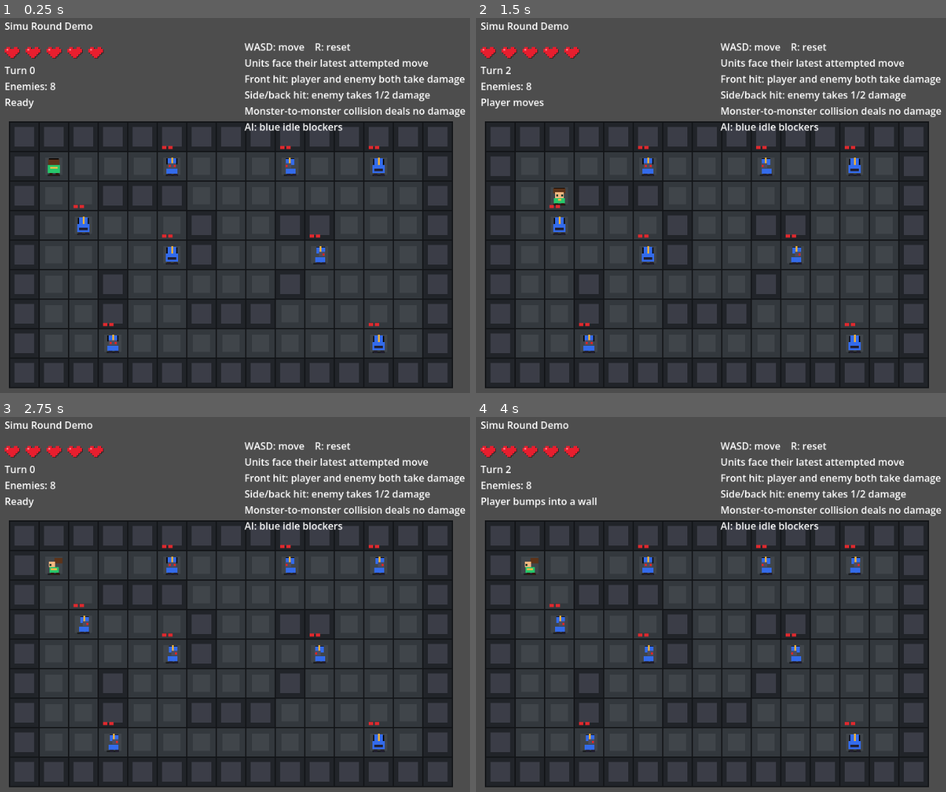
Above: before the commit, frames 1-4 (two rows, left to right).
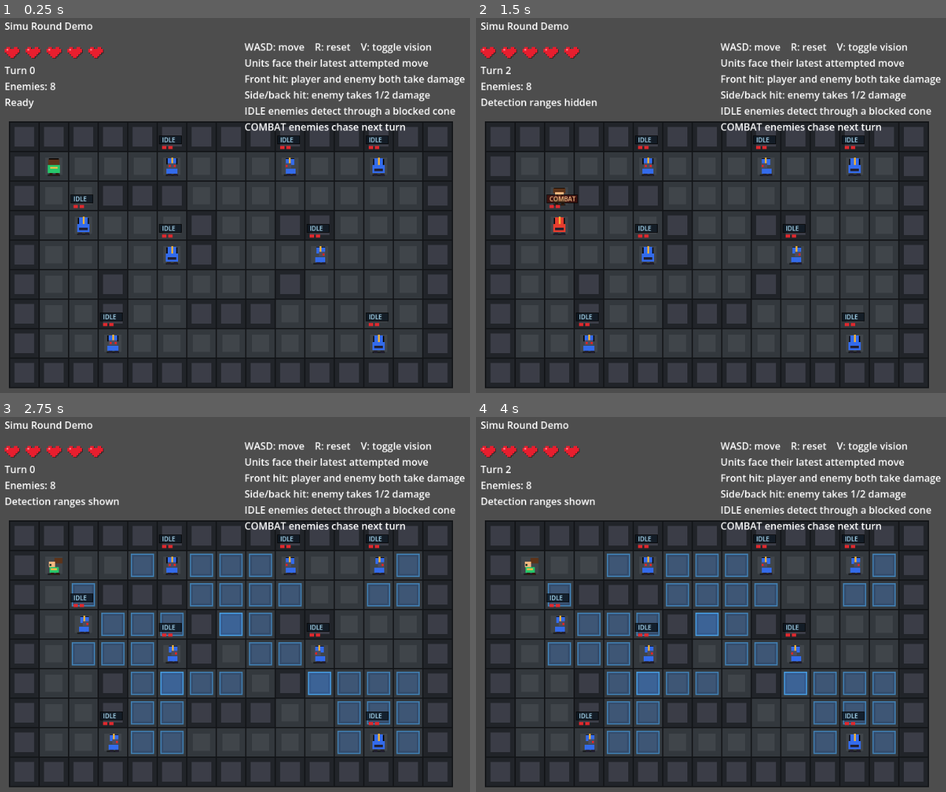
Above: after the commit, the same moments.

Repository: TreeGrassClanKindofLame/SimuRoundDemo
Game: Godot game, scene res://scenes/main.tscn
Same seed, same stepped clock (60 frames per second), same inputs: the game is played once before the commit and once after it.
Inputs:
- Up to frame 1 (0.25 s): no input
- Up to frame 2 (1.5 s): tap Enter at 0.5 s; hold D 0.53-1.28 s; tap V at 0.6, 1.35 s; tap Space at 1.25 s; hold S from 1.28 s (still down)
- Up to frame 3 (2.75 s): tap Enter at 2 s; release S at 2.03 s; hold D from 2.03 s (still down); tap R at 2.1 s; tap V at 2.3 s
- Up to frame 4 (4 s): tap Space at 2.75 s; release D at 2.78 s; hold W 2.78-3.53 s; tap V at 2.85, 3.6 s; tap Enter at 3.5 s; hold A from 3.53 s (still down)

The runs differ from the first frame. In frame 1, 1.9% of the frame differs, in the area x 14-100%, y 6-81%; in frame 2, 2.4%; in frame 3, 14%; in frame 4, 14%, in the area x 1-100%, y 6-90%.

Commit message:
增加怪物觉察

Diff:
--- a/scenes/main.tscn
+++ b/scenes/main.tscn
@@ -26,9 +26,9 @@
 offset_top = 58.0
 offset_right = 980.0
 offset_bottom = 178.0
-text = "WASD: move    R: reset
+text = "WASD: move    R: reset    V: toggle vision
 Units face their latest attempted move
 Front hit: player and enemy both take damage
 Side/back hit: enemy takes 1/2 damage
-Monster-to-monster collision deals no damage
-AI: blue idle blockers"
+IDLE enemies detect through a blocked cone
+COMBAT enemies chase next turn"
--- a/scripts/main.gd
+++ b/scripts/main.gd
@@ -2,6 +2,7 @@
 
 enum AIType { IDLE }
 enum CollisionSide { FRONT, SIDE, BACK }
+enum EnemyState { IDLE, COMBAT }
 
 const TILE_SIZE := 48
 const MAP_ORIGIN := Vector2(48, 192)
@@ -30,6 +31,7 @@
 const DIR_DOWN := Vector2i(0, 1)
 const DIR_LEFT := Vector2i(-1, 0)
 const DIR_RIGHT := Vector2i(1, 0)
+const MOVE_ACTIONS := [DIR_UP, DIR_DOWN, DIR_LEFT, DIR_RIGHT]
 const HEART_ORIGIN := Vector2(40, 70)
 const HEART_BLOCK := 3.0
 const HEART_GAP := 10.0
@@ -54,7 +56,9 @@
 var enemies: Array[Dictionary] = []
 var turn_count := 0
 var last_event := "Ready"
+var show_detection_ranges := false
 var rng := RandomNumberGenerator.new()
+var astar_grid := AStarGrid2D.new()
 var sound_players: Dictionary = {}
 var turn_collision_pairs: Dictionary = {}
 
@@ -81,6 +85,11 @@
 	for index in range(enemies.size()):
 		var enemy: Dictionary = enemies[index]
 		var changed := false
+
+		var bump_timer := float(enemy["bump_timer"])
+		if bump_timer > 0.0:
+			enemy["bump_timer"] = maxf(0.0, bump_timer - delta)
+			changed = true
 
 		var hit_timer := float(enemy["hit_timer"])
 		if hit_timer > 0.0:
@@ -124,6 +133,11 @@
 			_play_turn(DIR_RIGHT)
 		KEY_R:
 			_reset_demo(true)
+		KEY_V:
+			show_detection_ranges = not show_detection_ranges
+			last_event = "Detection ranges shown" if show_detection_ranges else "Detection ranges hidden"
+			_update_hud()
+			queue_redraw()
 		_:
 			return
 
@@ -206,6 +220,10 @@
 		"hp": 2,
 		"max_hp": 2,
 		"alive": true,
+		"state": EnemyState.IDLE,
+		"just_alerted": false,
+		"bump_timer": 0.0,
+		"bump_dir": DIR_NONE,
 		"hit_timer": 0.0,
 		"death_timer": 0.0,
 	}
@@ -216,6 +234,10 @@
 
 	turn_collision_pairs.clear()
 	_try_move_player(player_delta)
+	if player_alive:
+		_update_enemy_alerts()
+	if player_alive:
+		_take_enemy_turns()
 	turn_count += 1
 	_update_hud()
 	queue_redraw()
@@ -253,6 +275,75 @@
 	player_pos = target
 	last_event = "Player moves"
 
+func _update_enemy_alerts() -> void:
+	var alerted_count := 0
+	for index in range(enemies.size()):
+		var enemy: Dictionary = enemies[index]
+		if not enemy["alive"] or int(enemy["state"]) != EnemyState.IDLE:
+			continue
+		if _enemy_can_detect_player(enemy):
+			enemy["state"] = EnemyState.COMBAT
+			enemy["just_alerted"] = true
+			enemies[index] = enemy
+			alerted_count += 1
+
+	if alerted_count == 1:
+		last_event = "An enemy spotted the player"
+	elif alerted_count > 1:
+		last_event = "%d enemies spotted the player" % alerted_count
+
+func _take_enemy_turns() -> void:
+	for index in range(enemies.size()):
+		if not player_alive:
+			return
+		if not enemies[index]["alive"] or int(enemies[index]["state"]) != EnemyState.COMBAT:
+			continue
+
+		var enemy: Dictionary = enemies[index]
+		if bool(enemy["just_alerted"]):
+			enemy["just_alerted"] = false
+			enemies[index] = enemy
+			continue
+
+		var delta := _decide_enemy_chase_action(index)
+		_try_move_enemy(index, delta)
+
+func _decide_enemy_chase_action(index: int) -> Vector2i:
+	_setup_chase_astar(index)
+	var enemy_pos: Vector2i = enemies[index]["pos"]
+	var path: Array[Vector2i] = astar_grid.get_id_path(enemy_pos, player_pos)
+	if path.size() < 2:
+		return DIR_NONE
+	return path[1] - enemy_pos
+
+func _try_move_enemy(index: int, delta: Vector2i) -> void:
+	if delta == DIR_NONE:
+		return
+
+	_face_enemy(index, delta)
+	var enemy: Dictionary = enemies[index]
+	var target: Vector2i = enemy["pos"] + delta
+	if not _is_walkable_cell(target):
+		_start_enemy_bump(index, delta)
+		_play_sound("bump")
+		return
+
+	if target == player_pos:
+		_start_enemy_bump(index, delta)
+		_play_sound("bump")
+		last_event = "Enemy bumps into player"
+		return
+
+	if _enemy_at(target) != -1:
+		_start_enemy_bump(index, delta)
+		_play_sound("bump")
+		last_event = "Enemy bumps into enemy"
+		return
+
+	enemy["pos"] = target
+	enemies[index] = enemy
+	last_event = "Enemy chases player"
+
 func _damage_player(amount: int) -> void:
 	if not player_alive:
 		return
@@ -290,6 +381,20 @@
 	if direction != DIR_NONE:
 		player_facing = direction
 
+func _face_enemy(index: int, direction: Vector2i) -> void:
+	if direction == DIR_NONE:
+		return
+
+	var enemy: Dictionary = enemies[index]
+	enemy["facing"] = direction
+	enemies[index] = enemy
+
+func _start_enemy_bump(index: int, direction: Vector2i) -> void:
+	var enemy: Dictionary = enemies[index]
+	enemy["bump_dir"] = direction
+	enemy["bump_timer"] = BUMP_DURATION
+	enemies[index] = enemy
+
 func _enemy_at(cell: Vector2i) -> int:
 	for index in range(enemies.size()):
 		if enemies[index]["alive"] and enemies[index]["pos"] == cell:
@@ -336,6 +441,72 @@
 			return "Back collision: enemy takes heavy damage"
 	return "Side collision: enemy takes damage"
 
+func _setup_chase_astar(current_enemy_index: int) -> void:
+	astar_grid.region = Rect2i(Vector2i.ZERO, Vector2i(_map_width(), _map_height()))
+	astar_grid.cell_size = Vector2(1, 1)
+	astar_grid.diagonal_mode = AStarGrid2D.DIAGONAL_MODE_NEVER
+	astar_grid.update()
+
+	for y in range(_map_height()):
+		for x in range(_map_width()):
+			var cell := Vector2i(x, y)
+			astar_grid.set_point_solid(cell, _is_wall(cell))
+
+	for index in range(enemies.size()):
+		if index == current_enemy_index or not enemies[index]["alive"]:
+			continue
+		astar_grid.set_point_solid(enemies[index]["pos"], true)
+
+func _enemy_can_detect_player(enemy: Dictionary) -> bool:
+	return _has_cell(_visible_detection_cells(enemy), player_pos)
+
+func _visible_detection_cells(enemy: Dictionary) -> Array[Vector2i]:
+	var visible_cells: Array[Vector2i] = []
+	var origin: Vector2i = enemy["pos"]
+	for cell in _raw_detection_cells(origin, enemy["facing"]):
+		if not _is_inside_map(cell) or _has_cell(visible_cells, cell):
+			continue
+		if _has_detection_line_of_sight(origin, cell):
+			visible_cells.append(cell)
+	return visible_cells
+
+func _raw_detection_cells(origin: Vector2i, facing: Vector2i) -> Array[Vector2i]:
+	var cells: Array[Vector2i] = []
+	var side := _side_up_direction(facing)
+	cells.append(origin + side)
+	cells.append(origin - side)
+	for offset in range(-1, 2):
+		cells.append(origin + facing + side * offset)
+	for offset in range(-2, 3):
+		cells.append(origin + facing * 2 + side * offset)
+	return cells
+
+func _has_detection_line_of_sight(origin: Vector2i, target: Vector2i) -> bool:
+	if not _is_inside_map(target) or _is_wall(target):
+		return false
+
+	var delta := target - origin
+	var steps := maxi(abs(delta.x), abs(delta.y))
+	var visited: Array[Vector2i] = []
+	for step in range(1, steps + 1):
+		var progress := float(step) / float(steps)
+		var cell := Vector2i(
+			int(round(float(origin.x) + float(delta.x) * progress)),
+			int(round(float(origin.y) + float(delta.y) * progress))
+		)
+		if cell == origin or _has_cell(visited, cell):
+			continue
+		visited.append(cell)
+		if _is_wall(cell):
+			return false
+	return true
+
+func _has_cell(cells: Array, target: Vector2i) -> bool:
+	for cell in cells:
+		if cell == target:
+			return true
+	return false
+
 func _is_walkable_cell(cell: Vector2i) -> bool:
 	return _is_inside_map(cell) and not _is_wall(cell)
 
@@ -382,6 +553,7 @@
 func _draw() -> void:
 	_draw_player_hp_hearts()
 	_draw_map()
+	_draw_detection_ranges()
 	_draw_units()
 
 func _draw_player_hp_hearts() -> void:
@@ -438,6 +610,8 @@
 	for enemy in enemies:
 		if enemy["alive"] or float(enemy["death_timer"]) > 0.0:
 			var enemy_color := _enemy_color(enemy["ai"])
+			if int(enemy["state"]) == EnemyState.COMBAT:
+				enemy_color = Color(0.90, 0.24, 0.18)
 			var alpha := 1.0
 			var unit_scale := 1.0
 			if float(enemy["hit_timer"]) > 0.0:
@@ -447,9 +621,27 @@
 				unit_scale = maxf(0.15, alpha)
 
 			var facing: Vector2i = enemy["facing"]
-			_draw_unit(enemy["pos"], enemy_color, Color(1.0, 0.92, 0.72), facing, _enemy_bump_offset(), alpha, unit_scale, false)
+			_draw_unit(enemy["pos"], enemy_color, Color(1.0, 0.92, 0.72), facing, _enemy_bump_offset(enemy), alpha, unit_scale, false)
 			if enemy["alive"]:
 				_draw_enemy_hp(enemy)
+				_draw_enemy_state_label(enemy)
+
+func _draw_detection_ranges() -> void:
+	if not show_detection_ranges:
+		return
+
+	for enemy in enemies:
+		if not enemy["alive"]:
+			continue
+		var range_color := Color(0.22, 0.55, 1.0, 0.24)
+		var border_color := Color(0.30, 0.70, 1.0, 0.55)
+		if int(enemy["state"]) == EnemyState.COMBAT:
+			range_color = Color(1.0, 0.30, 0.16, 0.24)
+			border_color = Color(1.0, 0.44, 0.20, 0.58)
+		for cell in _visible_detection_cells(enemy):
+			var rect := _cell_rect(cell).grow(-6)
+			draw_rect(rect, range_color)
+			draw_rect(rect, border_color, false, 2.0)
 
 func _draw_unit(cell: Vector2i, body_color: Color, eye_color: Color, facing: Vector2i, offset: Vector2, alpha: float, unit_scale: float, is_player_unit: bool) -> void:
 	var base_rect := _cell_rect(cell).grow(-7)
@@ -557,17 +749,36 @@
 func _draw_enemy_hp(enemy: Dictionary) -> void:
 	var hp := int(enemy["hp"])
 	var max_hp := int(enemy["max_hp"])
-	var start := _cell_rect(enemy["pos"]).position + Vector2(8, -9)
+	var start := _cell_rect(enemy["pos"]).position + Vector2(8, -9) + _enemy_bump_offset(enemy)
 	for index in range(max_hp):
 		var pip_rect := Rect2(start + Vector2(index * 10, 0), Vector2(7, 5))
 		var pip_color := Color(0.88, 0.16, 0.18) if index < hp else Color(0.20, 0.05, 0.06)
 		draw_rect(pip_rect, pip_color)
 
+func _draw_enemy_state_label(enemy: Dictionary) -> void:
+	var text := _enemy_state_name(enemy)
+	var font := ThemeDB.fallback_font
+	var font_size := 10
+	var offset := _enemy_bump_offset(enemy)
+	var top_left := _cell_rect(enemy["pos"]).position + Vector2(4, -25) + offset
+	var text_width := float(text.length() * 7)
+	var tag_rect := Rect2(top_left, Vector2(maxf(34.0, text_width + 8.0), 13))
+	var fill_color := Color(0.04, 0.08, 0.12, 0.82)
+	var text_color := Color(0.70, 0.90, 1.0)
+	if int(enemy["state"]) == EnemyState.COMBAT:
+		fill_color = Color(0.24, 0.05, 0.04, 0.86)
+		text_color = Color(1.0, 0.76, 0.54)
+	draw_rect(tag_rect, fill_color)
+	draw_rect(tag_rect, Color(0.02, 0.02, 0.02, 0.85), false, 1.0)
+	draw_string(font, top_left + Vector2(4, 10), text, HORIZONTAL_ALIGNMENT_LEFT, -1.0, font_size, text_color)
+
 func _player_bump_offset() -> Vector2:
 	return _bump_offset(player_bump_timer, player_bump_dir)
 
-func _enemy_bump_offset() -> Vector2:
-	return Vector2.ZERO
+func _enemy_bump_offset(enemy: Dictionary) -> Vector2:
+	var timer := float(enemy["bump_timer"])
+	var direction: Vector2i = enemy["bump_dir"]
+	return _bump_offset(timer, direction)
 
 func _bump_offset(timer: float, direction: Vector2i) -> Vector2:
 	if timer <= 0.0 or direction == DIR_NONE:
@@ -587,6 +798,11 @@
 			return Color(0.20, 0.42, 0.92)
 	return Color.WHITE
 
+func _enemy_state_name(enemy: Dictionary) -> String:
+	if int(enemy["state"]) == EnemyState.COMBAT:
+		return "COMBAT"
+	return "IDLE"
+
 func _ai_name(ai_type: int) -> String:
 	match ai_type:
 		AIType.IDLE:
Not shown, changed: README.md
